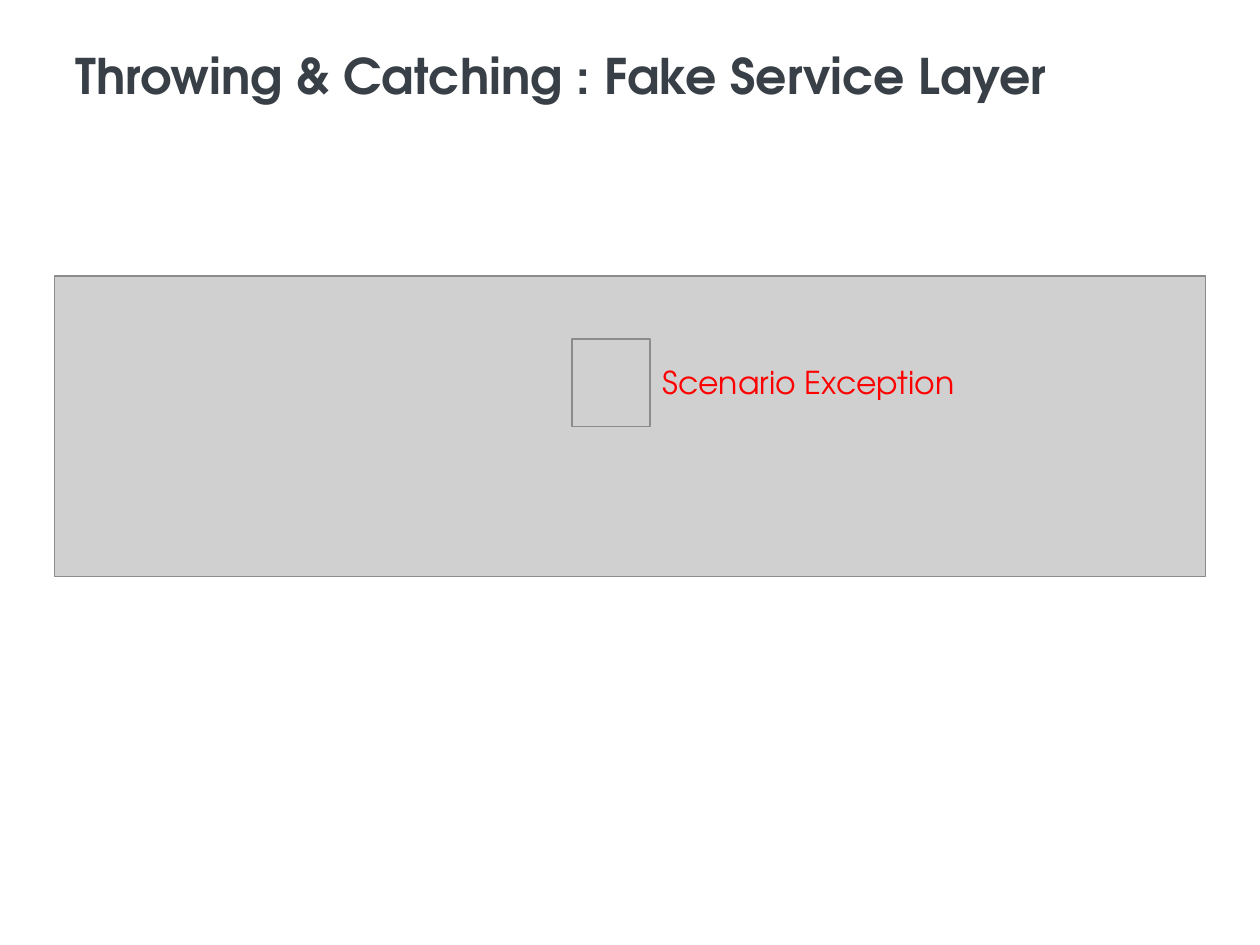
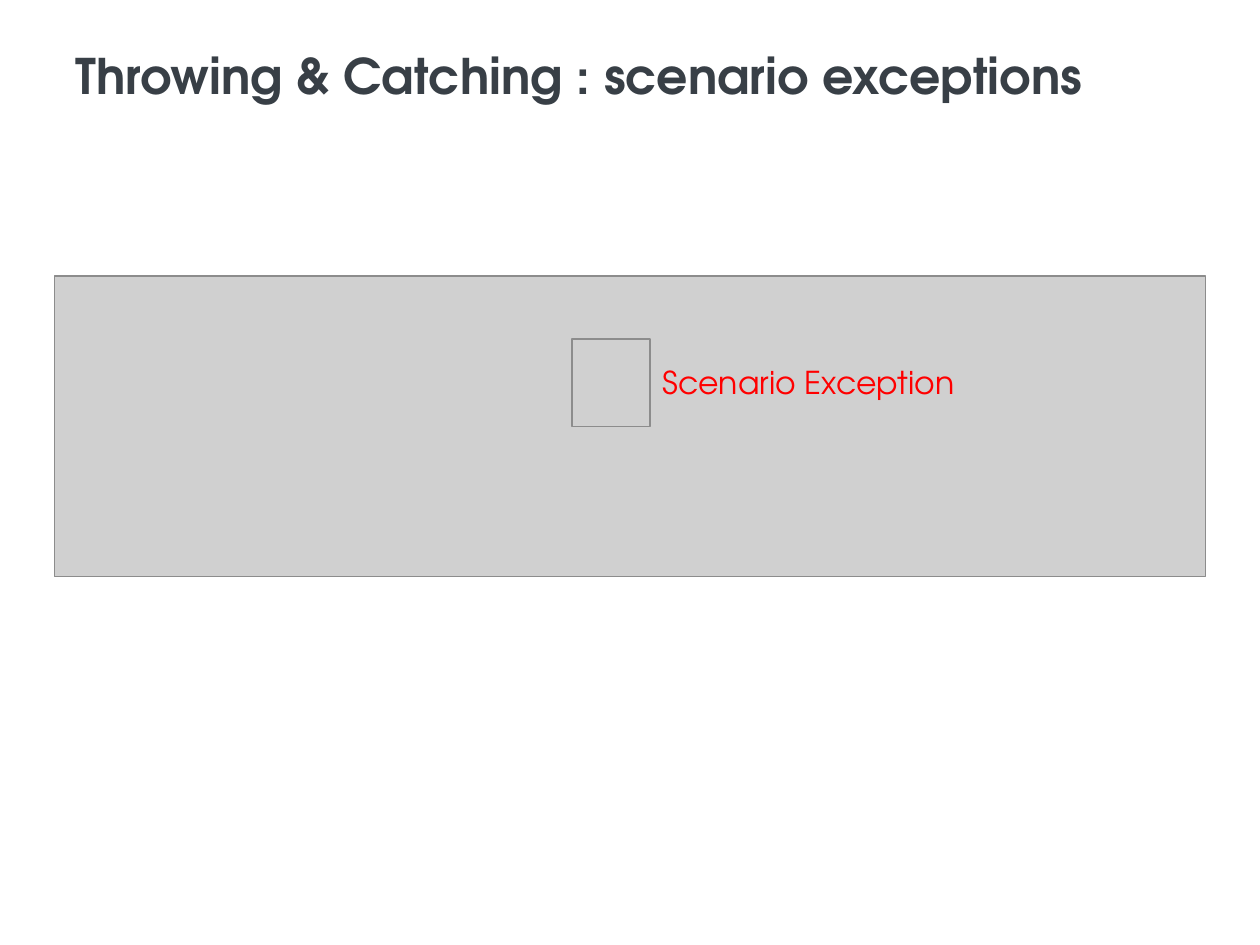
Before and after one commit to BlueInt32/prez_error_handling, a slide deck: slide 39 of Error Handling presentation.pptx (slide 35 before the commit). Drawn at 1260x945 pixels with LibreOffice and Linux fonts; fonts in the diff are those of the drawing; grey boxes stand for pictures; background and template pictures are left out. Boxes give left, top, right and bottom in pixels: in the first picture for what was removed or moved away, otherwise in the second. Text is boxed around its words. In the diff, an @@ line names an element or a change of style, - is before the commit and + after.

```diff
--- a/Error Handling presentation.pptx
+++ b/Error Handling presentation.pptx
@@ title at <box>76,56,1082,105</box>: text changed @@
-Throwing & Catching : Fake Service Layer
+Throwing & Catching : scenario exceptions
```
Also in this commit, not shown: 36 other slides changed, 4 slides added, 6 other files.
